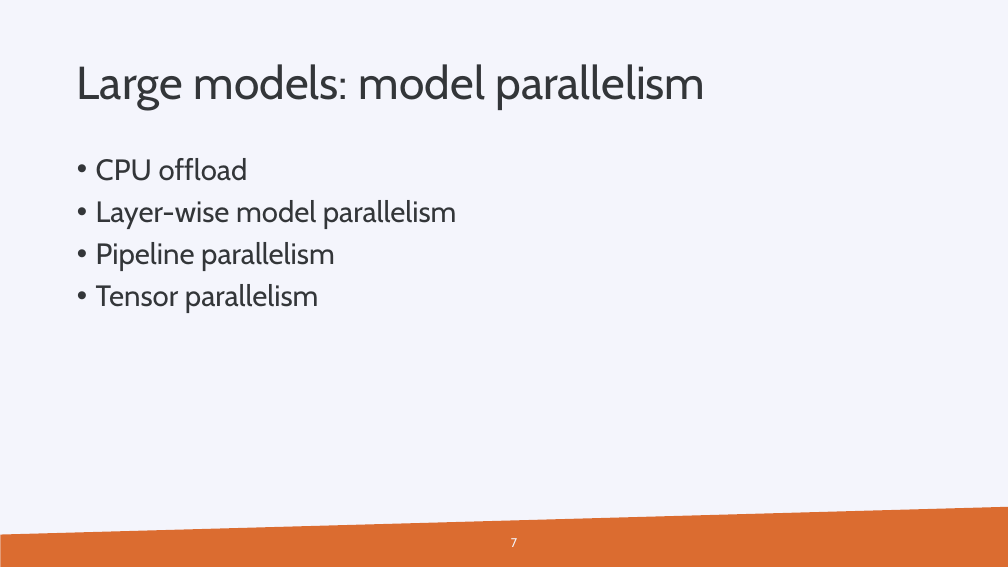
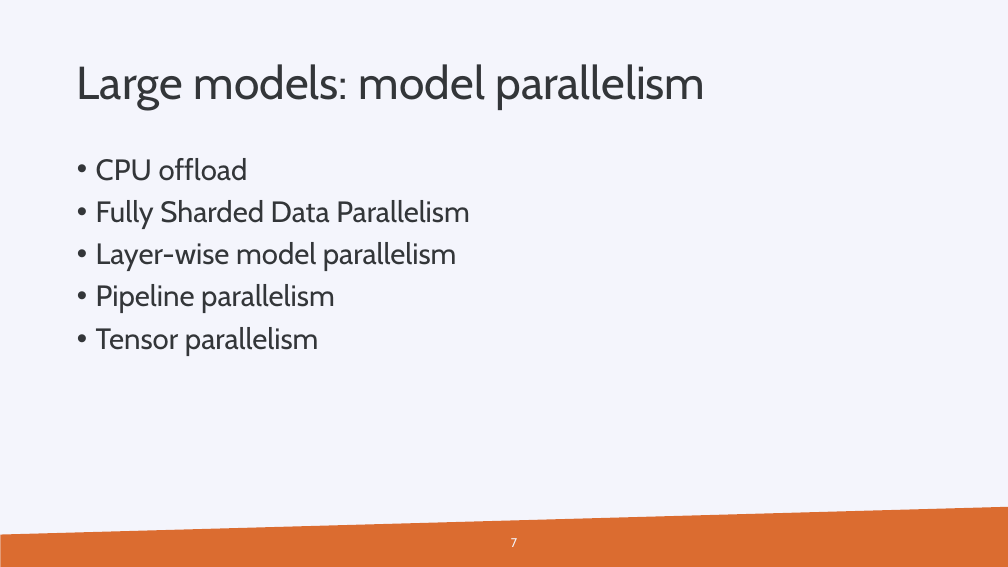
Before and after one commit to gjbex/Machine-learning-with-Python, a slide deck: slide 7 of multi_gpu.pptx. Drawn at 1008x567 pixels with LibreOffice and Linux fonts; fonts in the diff are those of the drawing; background and template pictures are left out. Boxes give left, top, right and bottom in pixels: in the first picture for what was removed or moved away, otherwise in the second. Text is boxed around its words. In the diff, an @@ line names an element or a change of style, - is before the commit and + after.

```diff
--- a/multi_gpu.pptx
+++ b/multi_gpu.pptx
@@ text at [96,200,470,229]: paragraph added @@
+• Fully Sharded Data Parallelism
```
Also in this commit, not shown: 1 other slide changed, 3 slides added, 1 other file.
